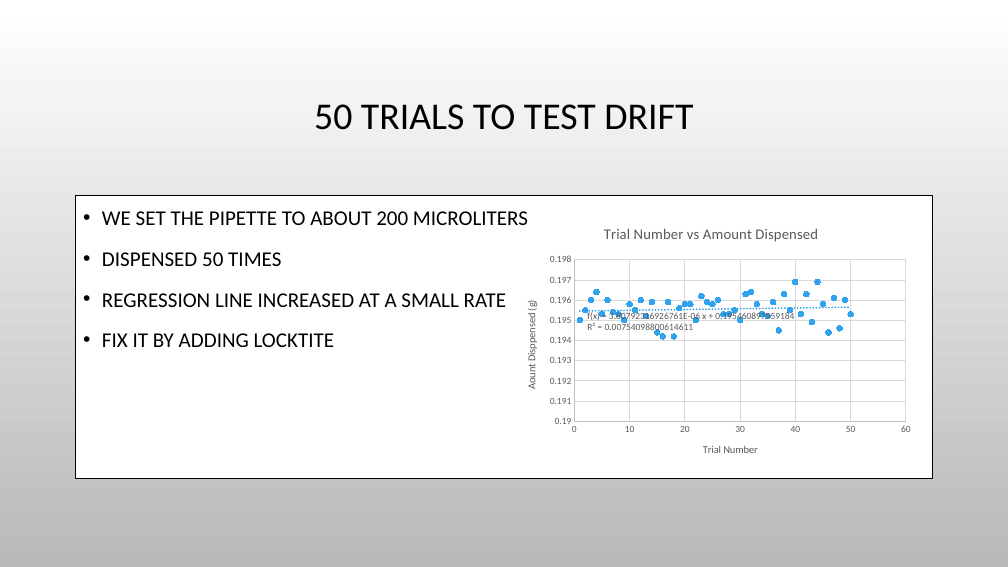
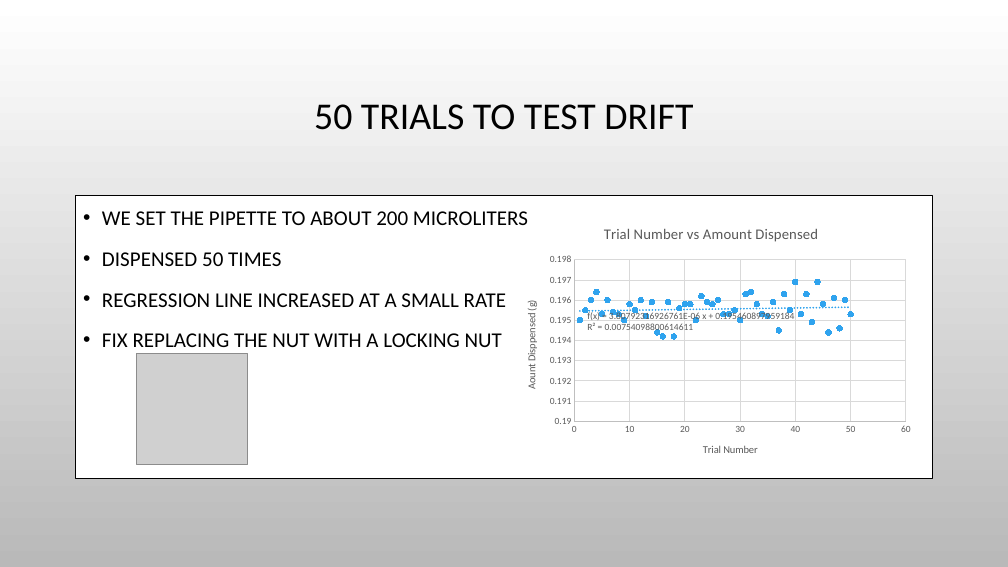
Before and after one commit to Biological-Microsystems-Laboratory/micropipette, a slide deck: slide 3 of Presentation1.pptx. Drawn at 1008x567 pixels with LibreOffice and Linux fonts; fonts in the diff are those of the drawing; grey boxes stand for pictures; background and template pictures are left out. Boxes give left, top, right and bottom in pixels: in the first picture for what was removed or moved away, otherwise in the second. Text is boxed around its words. In the diff, an @@ line names an element or a change of style, - is before the commit and + after.

```diff
--- a/Presentation1.pptx
+++ b/Presentation1.pptx
@@ text at [102,333,502,354]: text changed @@
-• FIX IT BY ADDING LOCKTITE
+• FIX REPLACING THE NUT WITH A LOCKING NUT
@@ picture added at [137,353,248,464] @@
```
Also in this commit, not shown: 1 other slide changed, 4 slides added, 1 slide removed, 1 other file.
